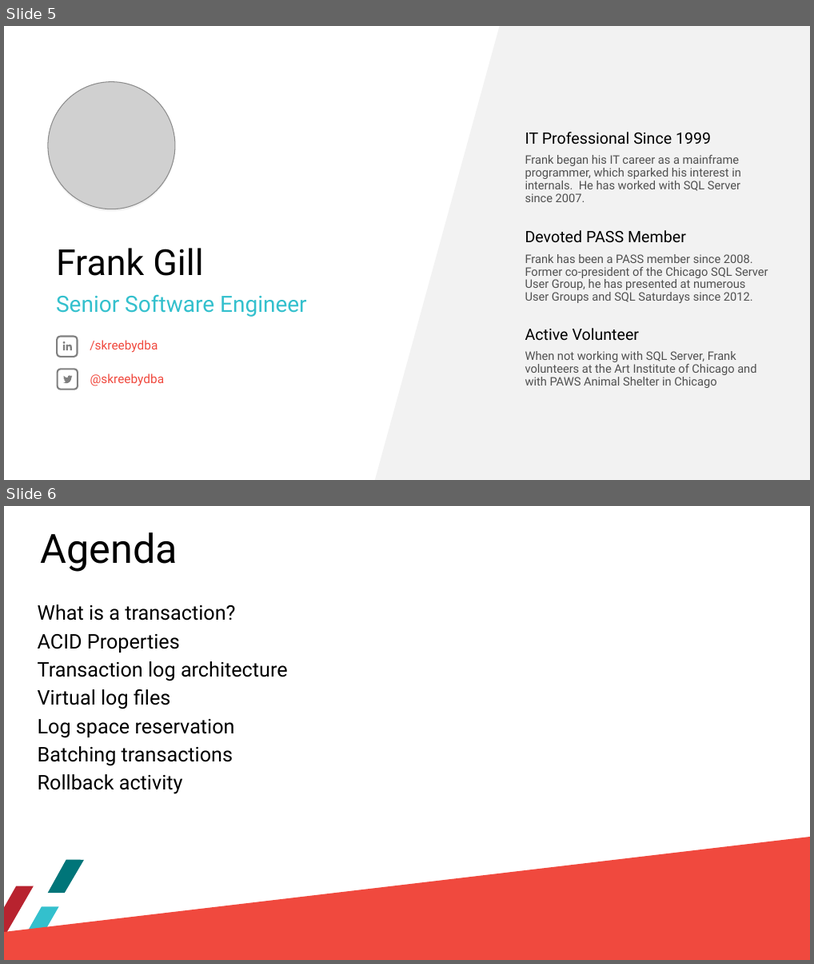
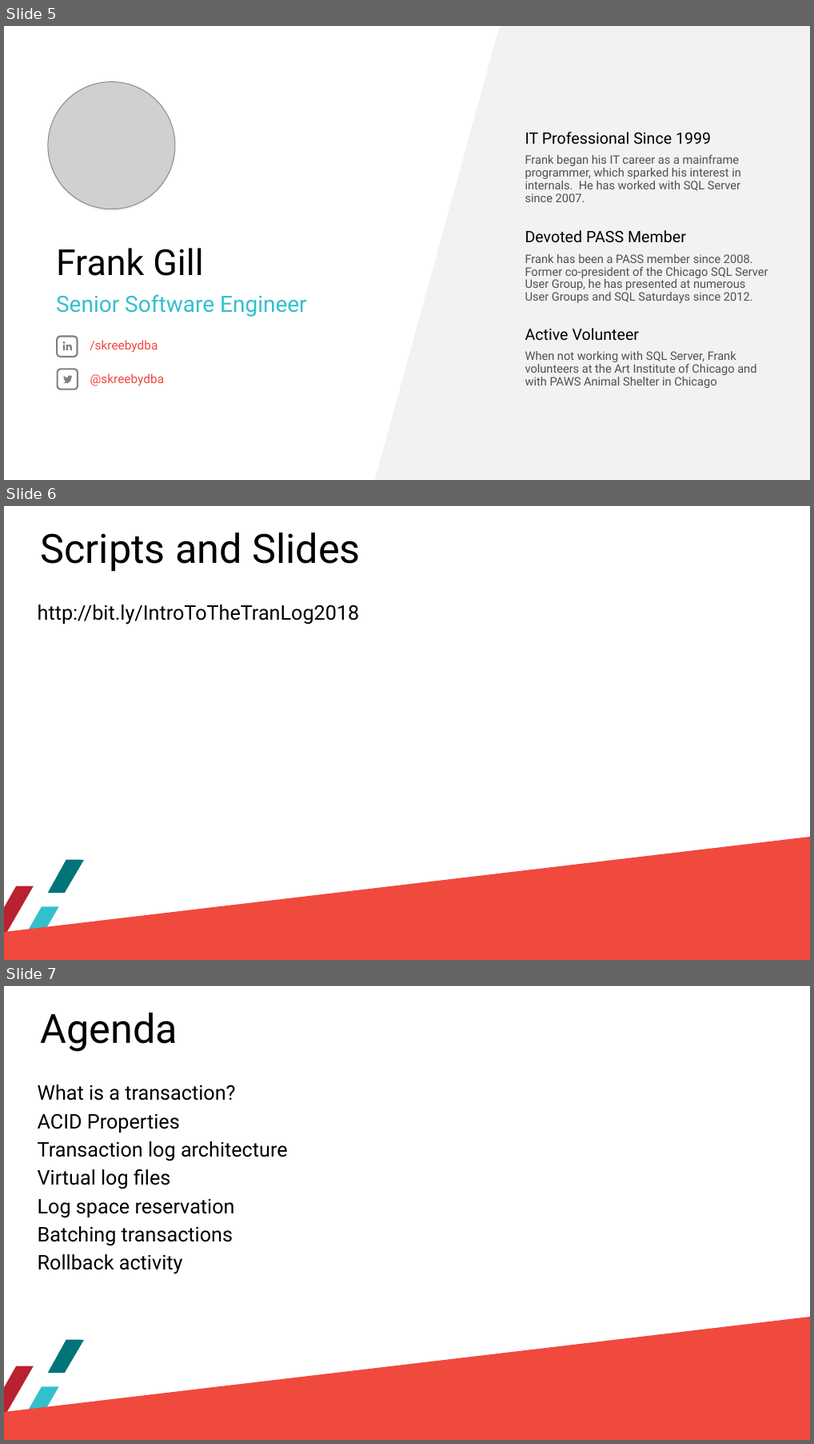
Before and after one commit to skreebydba/IntroToTheTranLog, a slide deck: TranLogDemoSummit/IntroToTheTranLogFinalDraft.pptx. Shown one above the other, each under a label of ours: slides 5 and 6 before the commit, slides 5, 6 and 7 after it. The pictures are 814x964 and 814x1444 pixels, drawn with LibreOffice and Linux fonts; fonts in the diff are those of the drawing; grey boxes stand for pictures; background and template pictures are left out. Boxes give left, top, right and bottom in pixels: in the first picture for what was removed or moved away, otherwise in the second. Text is boxed around its words. In the diff, an @@ line names an element or a change of style, - is before the commit and + after.

```diff
--- a/TranLogDemoSummit/IntroToTheTranLogFinalDraft.pptx
+++ b/TranLogDemoSummit/IntroToTheTranLogFinalDraft.pptx
@@ slide 6 added at [4,506,810,960], background #FFFFFF; not listed: 4 template elements that a slide beside it also shows @@
@@ title added at [41,532,360,572], 36 pt, text #000000 @@
+Scripts and Slides
@@ text added at [38,604,360,624], 18 pt, text #000000 @@
+http://bit.ly/IntroToTheTranLog2018
@@ what was slide 6 is now slide 7 @@
```
Also in this commit, not shown: 1 slide changed.
